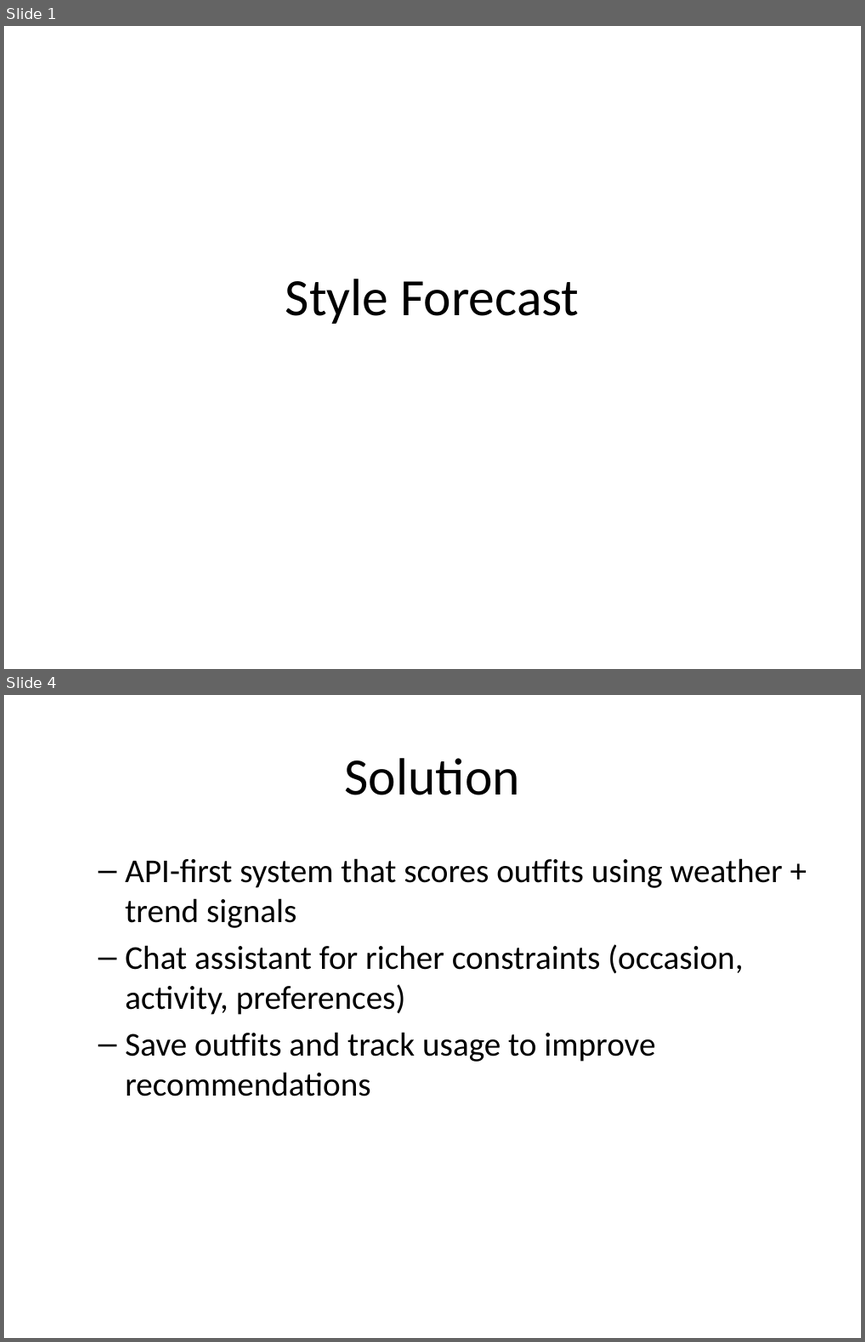
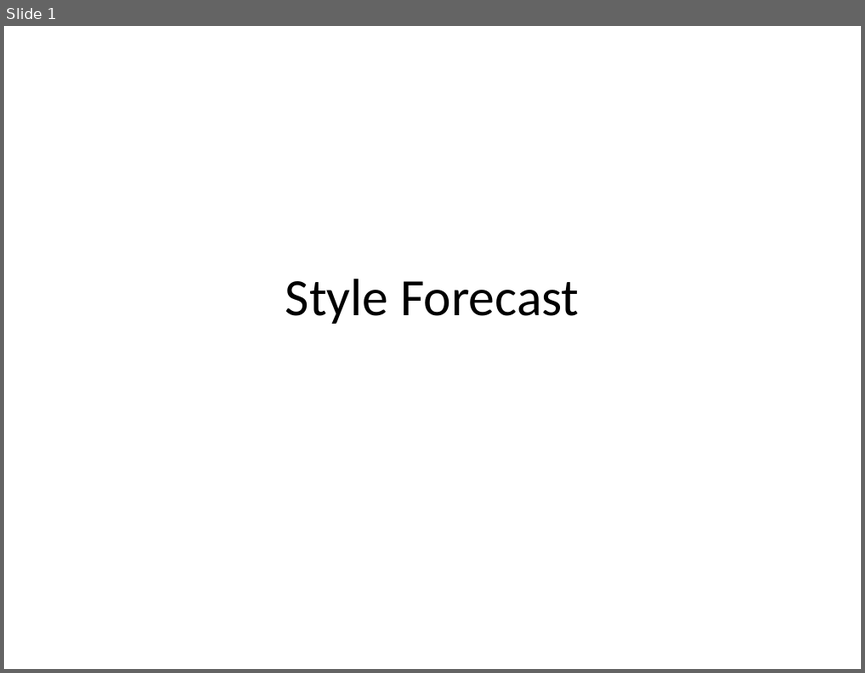
Before and after one commit to elfin-py/COMP3011_Coursework1, a slide deck: cfx-api/docs/presentation.pptx. Shown one above the other, each under a label of ours: slides 1 and 4 before the commit, slide 1 after it; the slides between them are not shown. The pictures are 865x1342 and 865x673 pixels, drawn with LibreOffice and Linux fonts; fonts in the diff are those of the drawing. Boxes give left, top, right and bottom in pixels: in the first picture for what was removed or moved away, otherwise in the second. Text is boxed around its words. In the diff, an @@ line names an element or a change of style, - is before the commit and + after.

```diff
--- a/cfx-api/docs/presentation.pptx
+++ b/cfx-api/docs/presentation.pptx
@@ slide 4 removed at [4,695,861,1338], background #FFFFFF @@
@@ title removed at [345,758,520,795] @@
-Solution
@@ text removed at [125,858,782,1096] @@
-  – API-first system that scores outfits using weather + trend signals
-  – Chat assistant for richer constraints (occasion, activity, preferences)
-  – Save outfits and track usage to improve recommendations
```
Also in this commit, not shown: 5 slides changed, 7 slides added, 5 other slides removed, 1 other file.
